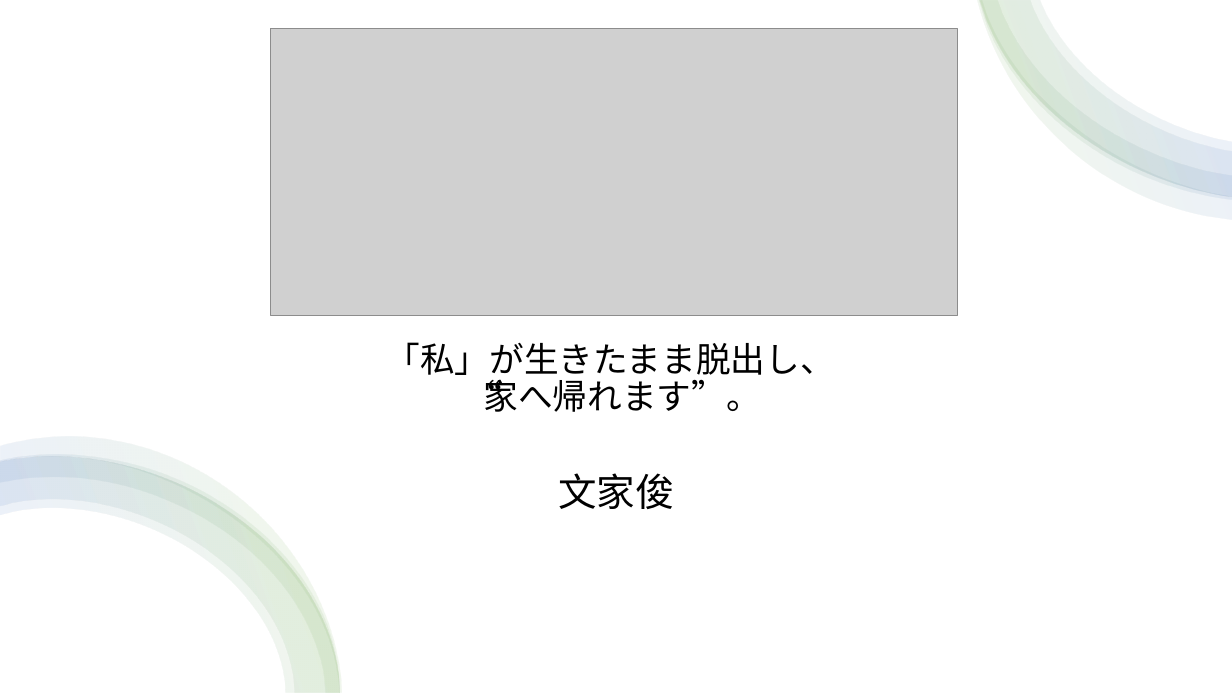
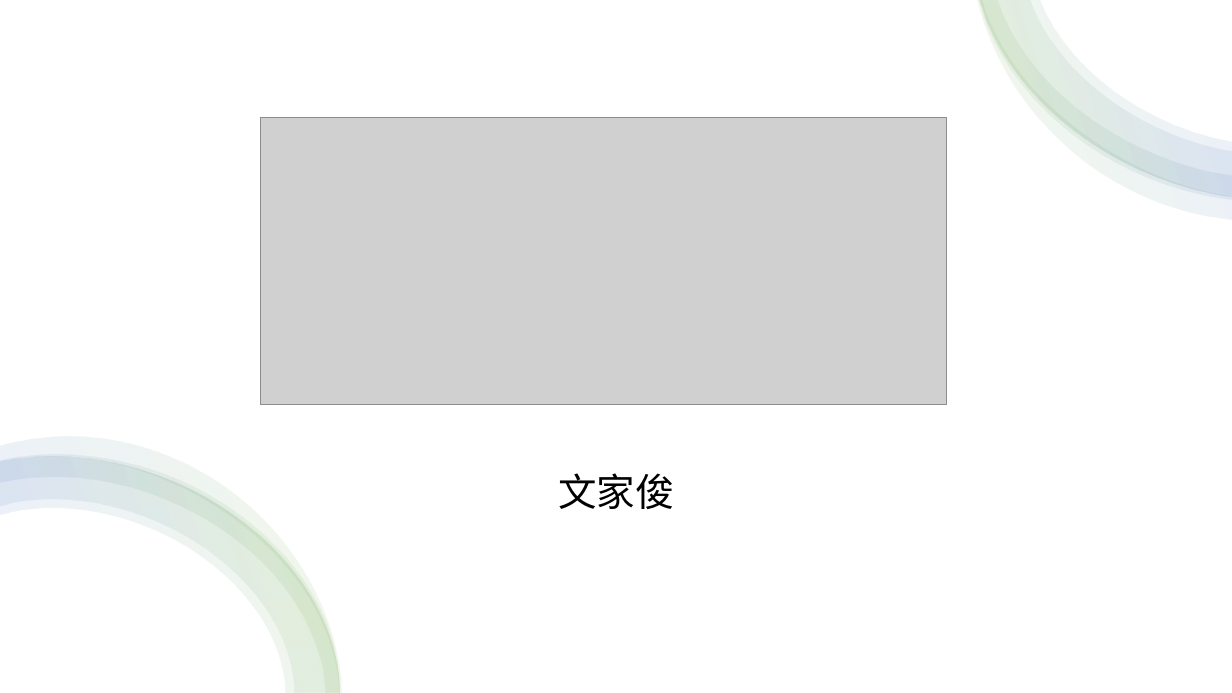
Before and after one commit to cyrusmanosa/Ecc-Year-2, a slide deck: slide 1 of Y2-Sem1/コンセプトワーク（IT）/2023-05-10/2220042_文家俊.pptx. Drawn at 1232x693 pixels with LibreOffice and Linux fonts; fonts in the diff are those of the drawing; grey boxes stand for pictures. Boxes give left, top, right and bottom in pixels: in the first picture for what was removed or moved away, otherwise in the second. Text is boxed around its words. In the diff, an @@ line names an element or a change of style, - is before the commit and + after.

```diff
--- a/Y2-Sem1/コンセプトワーク（IT）/2023-05-10/2220042_文家俊.pptx
+++ b/Y2-Sem1/コンセプトワーク（IT）/2023-05-10/2220042_文家俊.pptx
@@ picture: place and size @@
-picture at <box>271,29,958,315</box>
+picture at <box>261,117,947,404</box>
@@ title removed at <box>385,342,834,412</box> @@
-「私」が生きたまま脱出し、
-“家へ帰れます”。
```
Also in this commit, not shown: 5 other slides changed, 1 slide removed, 22 other files.
